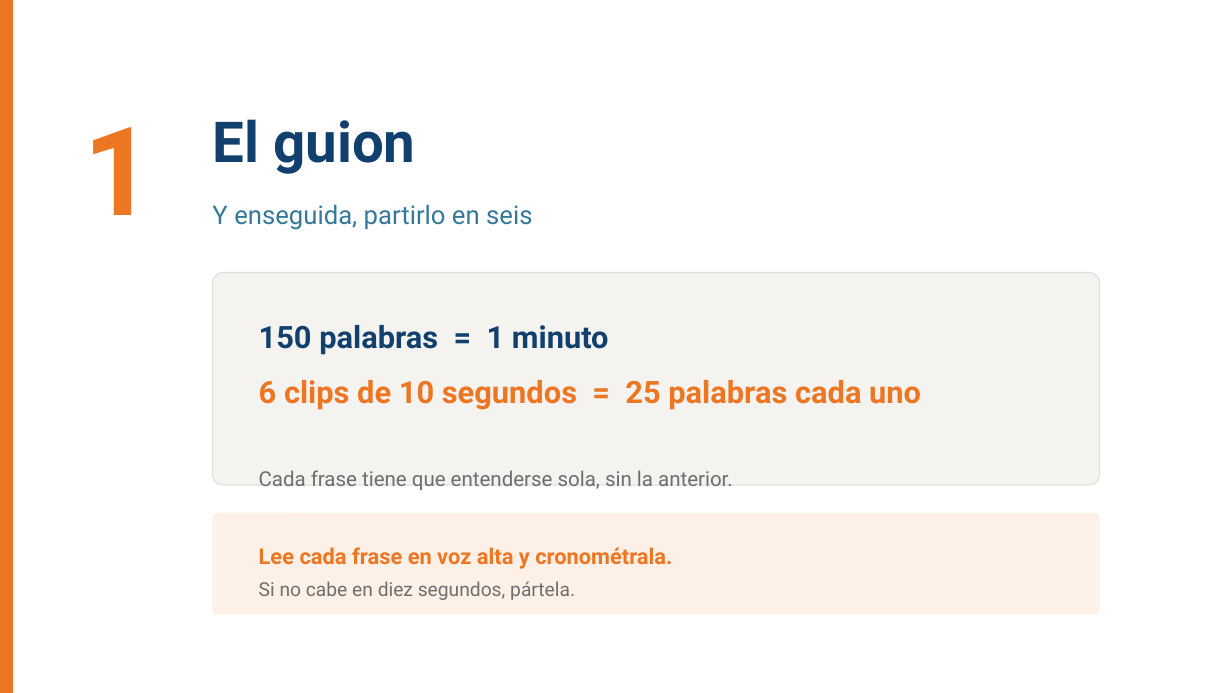
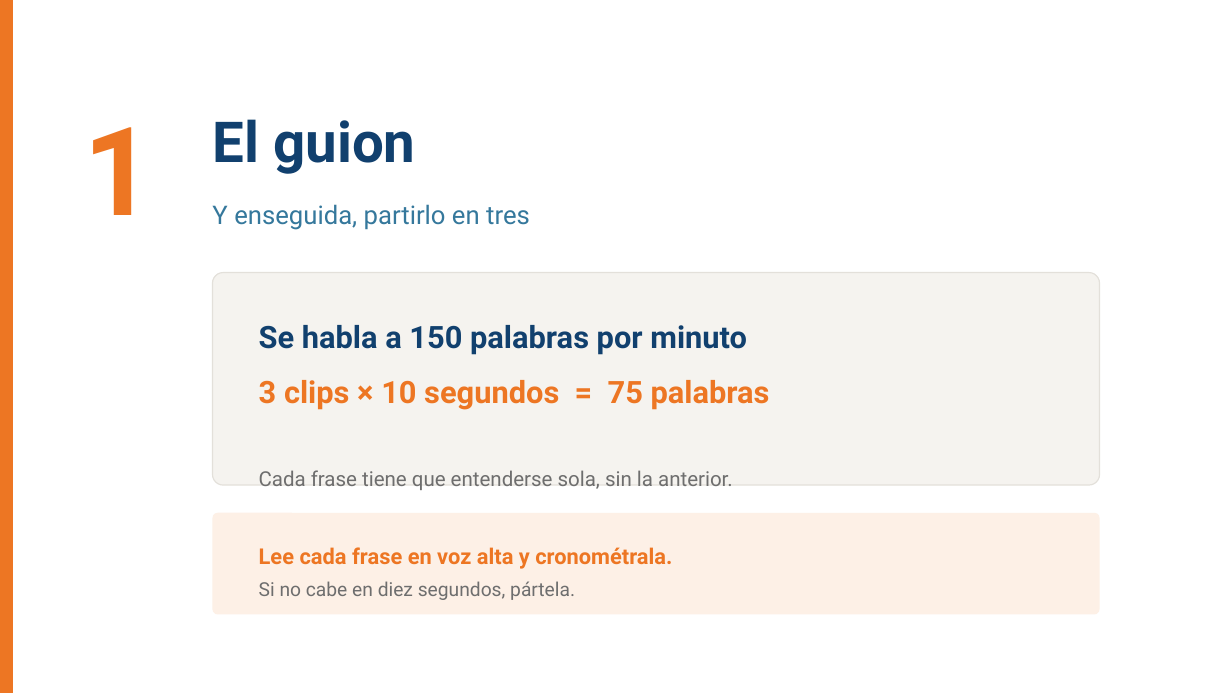
Before and after one commit to BioAITeamLearning/IntroInfo_2026_02_Ucaldas, a slide deck: slide 6 of _static/sesion06/S06_audio_imagen_video.pptx. Drawn at 1232x693 pixels with LibreOffice and Linux fonts; fonts in the diff are those of the drawing. Boxes give left, top, right and bottom in pixels: in the first picture for what was removed or moved away, otherwise in the second. Text is boxed around its words. In the diff, an @@ line names an element or a change of style, - is before the commit and + after.

```diff
--- a/_static/sesion06/S06_audio_imagen_video.pptx
+++ b/_static/sesion06/S06_audio_imagen_video.pptx
@@ text at box(212, 204, 530, 230): text changed @@
-Y enseguida, partirlo en seis
+Y enseguida, partirlo en tres
@@ text at box(259, 325, 770, 410): text changed; text colour #ED7623 to #11406E @@
-150 palabras = 1 minuto
-6 clips de 10 segundos = 25 palabras cada uno
+Se habla a 150 palabras por minuto
+3 clips × 10 segundos = 75 palabras
```
Also in this commit, not shown: 11 other slides changed, 2 other files.
